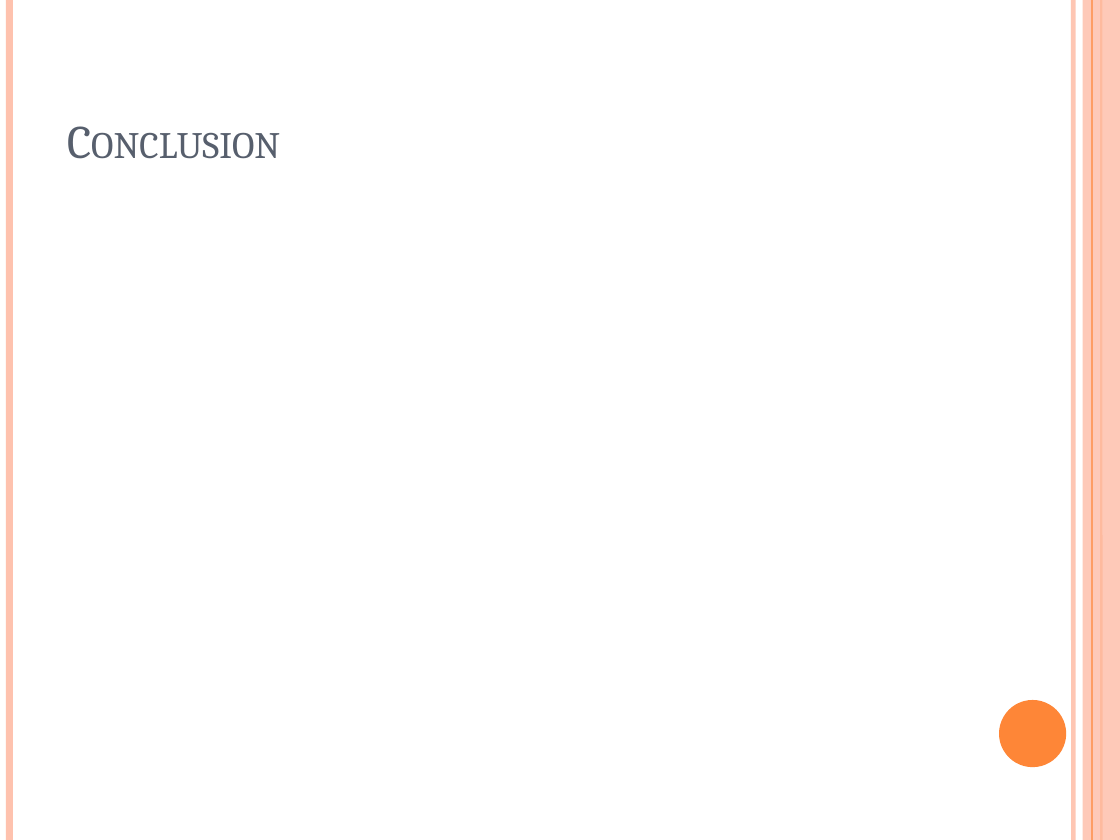
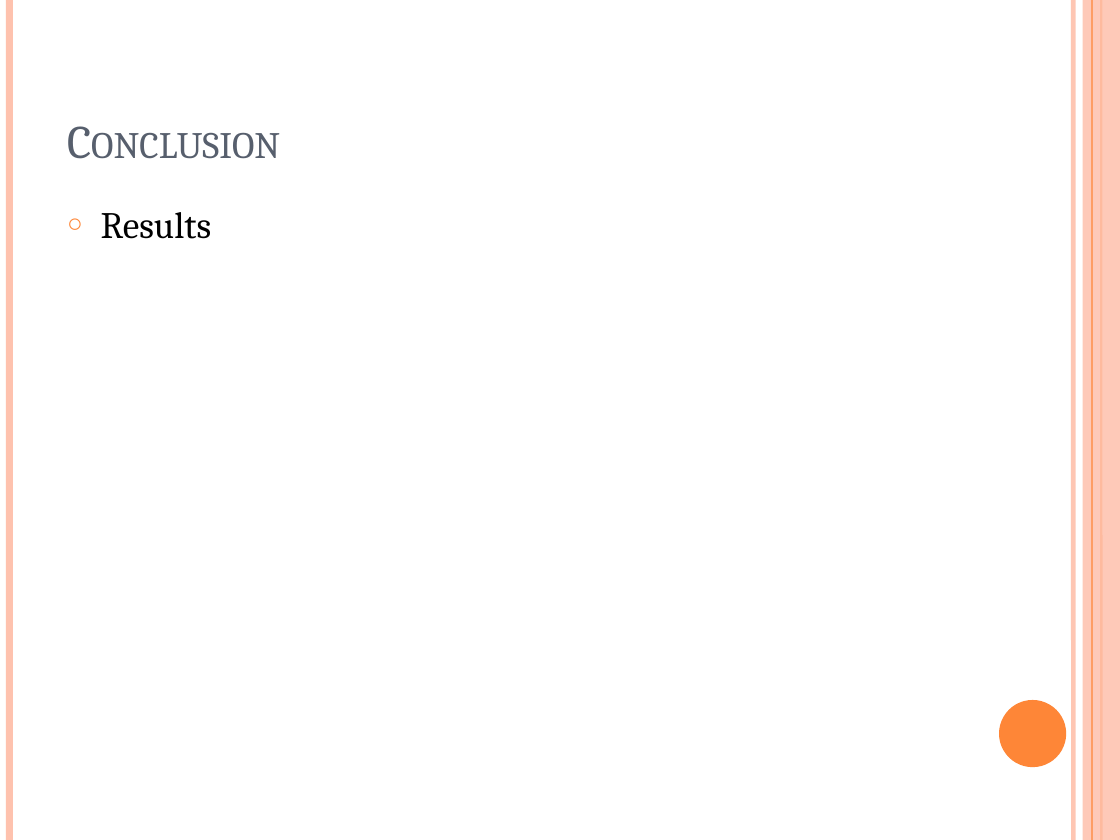
Before and after one commit to wouterbeek/DataHives, a slide deck: slide 12 of report/Bachelor presentation.pptx (slide 8 before the commit). Drawn at 1120x840 pixels with LibreOffice and Linux fonts; fonts in the diff are those of the drawing. Boxes give left, top, right and bottom in pixels: in the first picture for what was removed or moved away, otherwise in the second. Text is boxed around its words. In the diff, an @@ line names an element or a change of style, - is before the commit and + after.

```diff
--- a/report/Bachelor presentation.pptx
+++ b/report/Bachelor presentation.pptx
@@ text added at (101,212,212,239), 24 pt, text #000000 @@
+○ Results
```
Also in this commit, not shown: 5 other slides changed, 5 slides added.
